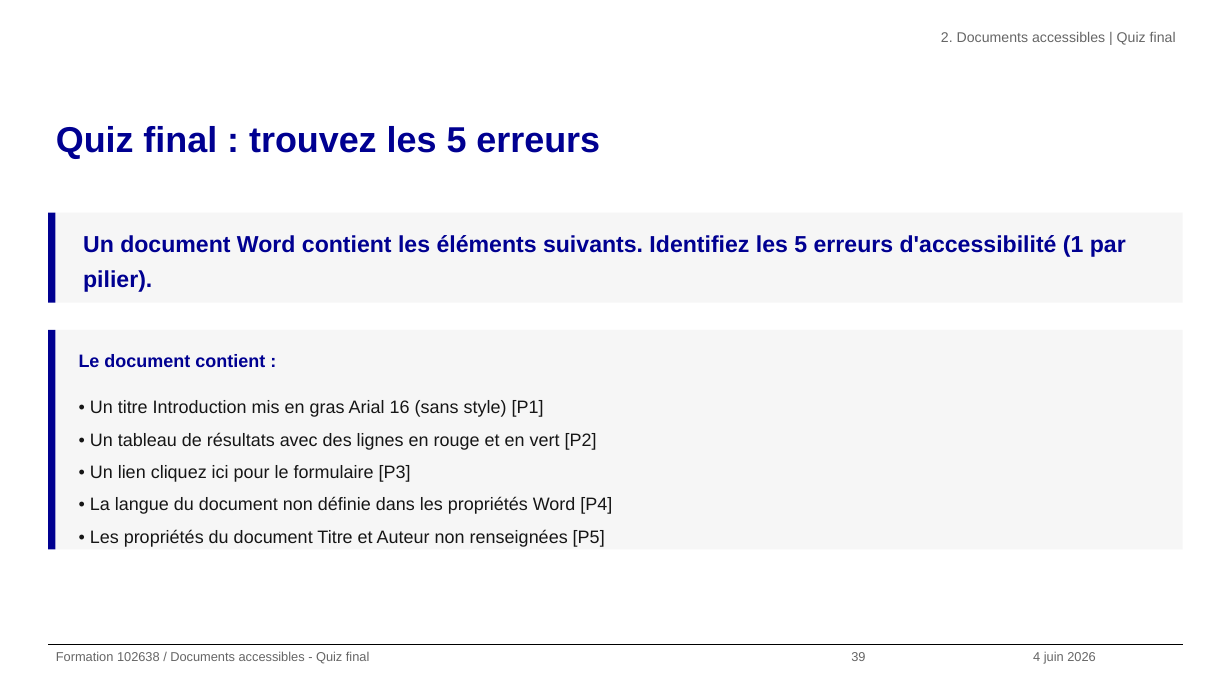
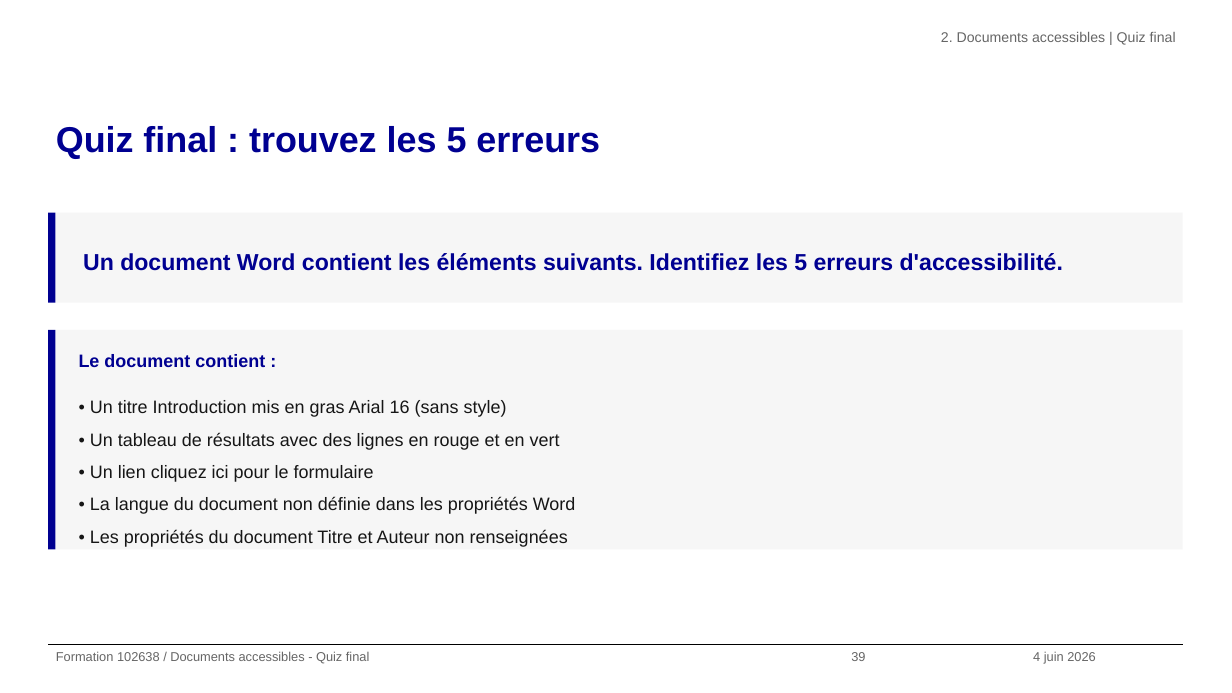
Before and after one commit to alexandra-guiderdoni/usine-fabrication-igpde-102846-ay11, a slide deck: slide 39 of formation-102638-juin-2026.pptx. Drawn at 1232x693 pixels with LibreOffice and Linux fonts; fonts in the diff are those of the drawing; background and template pictures are left out. Boxes give left, top, right and bottom in pixels: in the first picture for what was removed or moved away, otherwise in the second. Text is boxed around its words. In the diff, an @@ line names an element or a change of style, - is before the commit and + after.

Commit message:
refactor: remplacer pilier par theme dans toutes les slides

```diff
--- a/formation-102638-juin-2026.pptx
+++ b/formation-102638-juin-2026.pptx
@@ text at (x1=83, y1=253, x2=1063, y2=271): text changed @@
-Un document Word contient les éléments suivants. Identifiez les 5 erreurs d'accessibilité (1 par pilier).
+Un document Word contient les éléments suivants. Identifiez les 5 erreurs d'accessibilité.
@@ text at (x1=90, y1=400, x2=576, y2=547): text changed @@
-• Un titre Introduction mis en gras Arial 16 (sans style) [P1]
-• Un tableau de résultats avec des lignes en rouge et en vert [P2]
-• Un lien cliquez ici pour le formulaire [P3]
-• La langue du document non définie dans les propriétés Word [P4]
-• Les propriétés du document Titre et Auteur non renseignées [P5]
+• Un titre Introduction mis en gras Arial 16 (sans style)
+• Un tableau de résultats avec des lignes en rouge et en vert
+• Un lien cliquez ici pour le formulaire
+• La langue du document non définie dans les propriétés Word
+• Les propriétés du document Titre et Auteur non renseignées
```
Also in this commit, not shown: 15 other slides changed, 20 other files.
